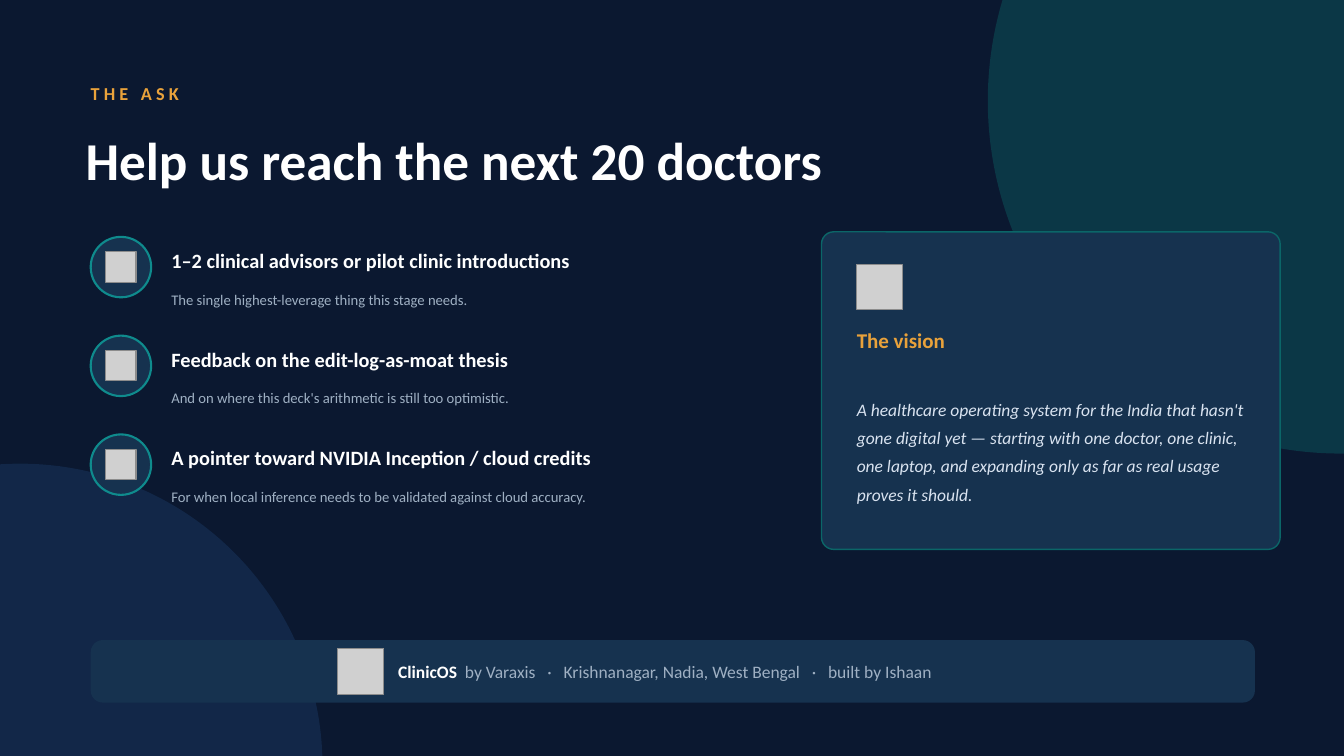
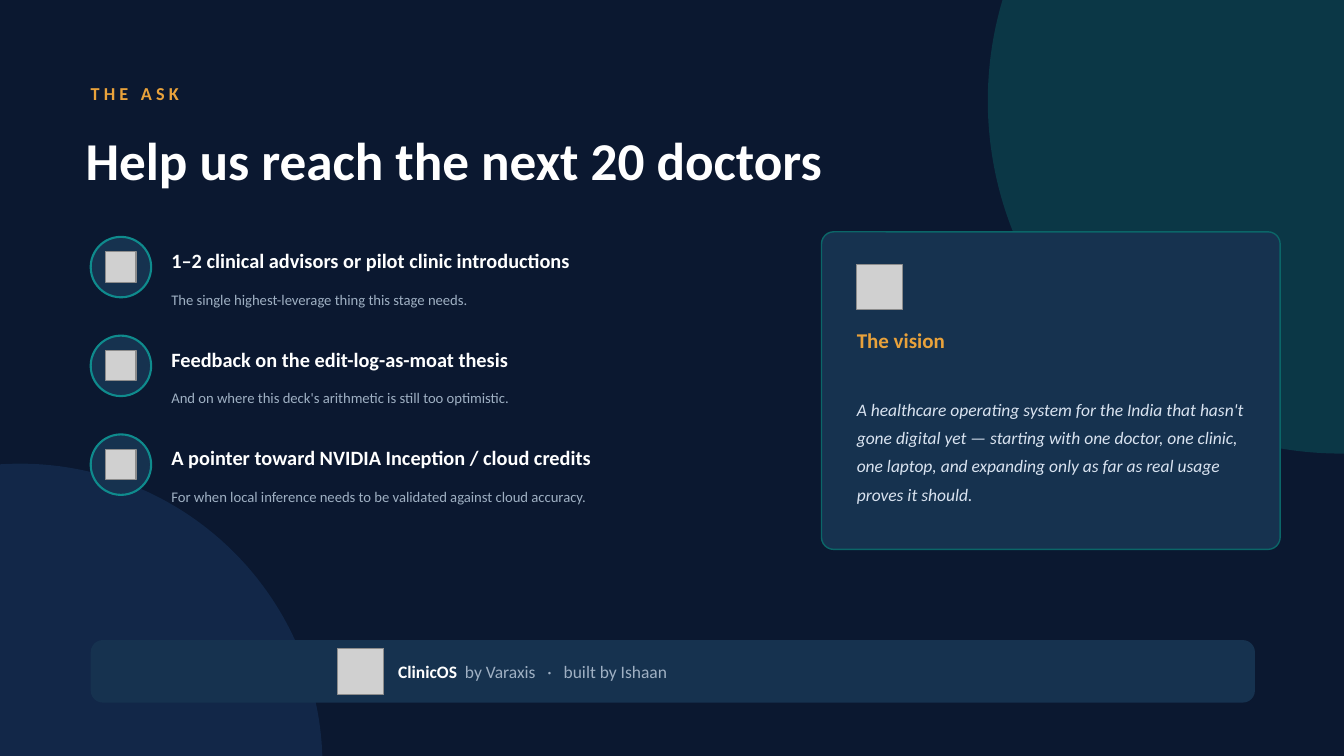
Before and after one commit to realishaanseal/clinicos, a slide deck: slide 14 of artifacts/ClinicOS_Hackathon_Deck.pptx. Drawn at 1344x756 pixels with LibreOffice and Linux fonts; fonts in the diff are those of the drawing; grey boxes stand for pictures. Boxes give left, top, right and bottom in pixels: in the first picture for what was removed or moved away, otherwise in the second. Text is boxed around its words. In the diff, an @@ line names an element or a change of style, - is before the commit and + after.

```diff
--- a/artifacts/ClinicOS_Hackathon_Deck.pptx
+++ b/artifacts/ClinicOS_Hackathon_Deck.pptx
@@ text at [398, 665, 667, 681]: text changed @@
-ClinicOS by Varaxis · Krishnanagar, Nadia, West Bengal · built by Ishaan
+ClinicOS by Varaxis · built by Ishaan
```
Also in this commit, not shown: 5 other slides changed, 13 other files.
